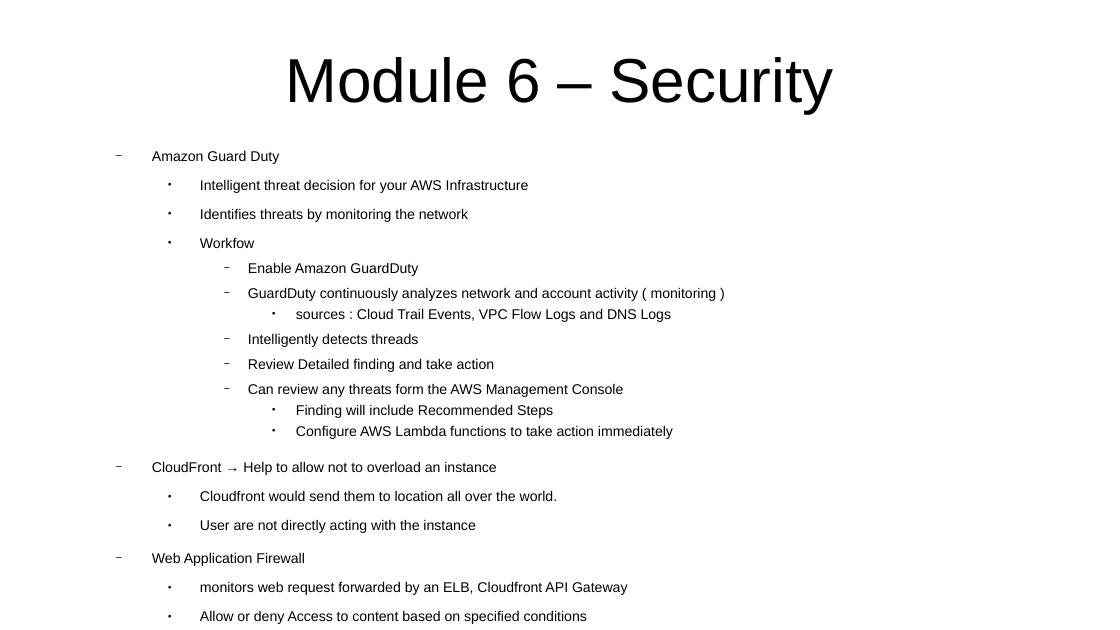
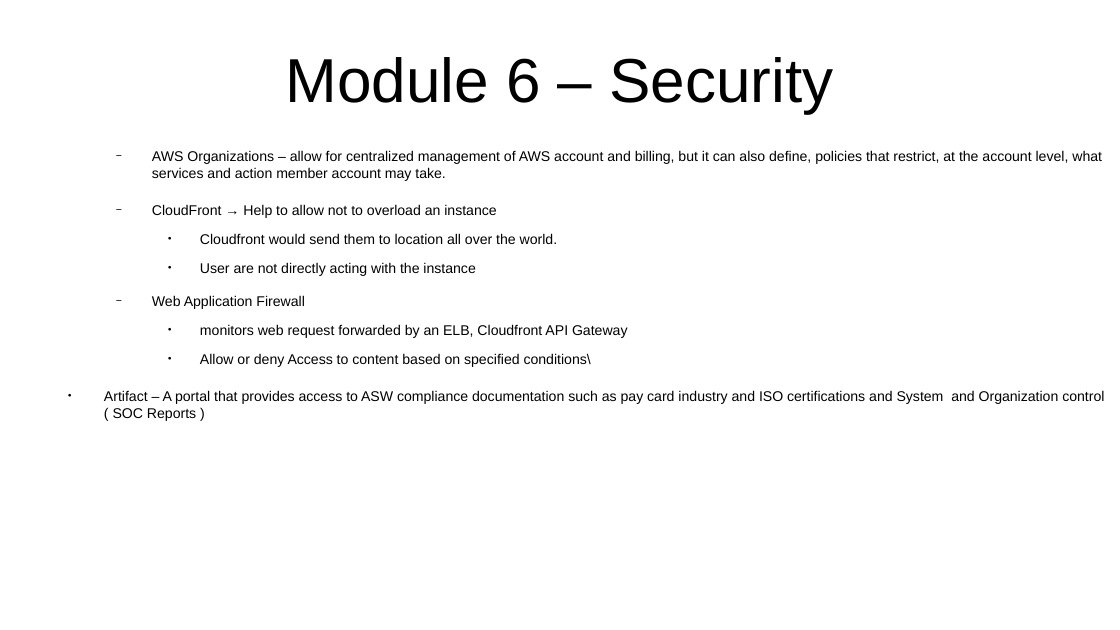
Before and after one commit to CharlesStockman/notesFromCourses, a slide deck: slide 100 of aws/cloud_practitioner/AWS.odp (slide 92 before the commit). Drawn at 1120x630 pixels with LibreOffice and Linux fonts; fonts in the diff are those of the drawing. Boxes give left, top, right and bottom in pixels: in the first picture for what was removed or moved away, otherwise in the second. Text is boxed around its words. In the diff, an @@ line names an element or a change of style, - is before the commit and + after.

```diff
--- a/aws/cloud_practitioner/AWS.odp
+++ b/aws/cloud_practitioner/AWS.odp
@@ text at box(152, 150, 1102, 181): text changed @@
-  − Amazon Guard Duty
-    ● Intelligent threat decision for your AWS Infrastructure
-    ● Identifies threats by monitoring the network
-    ● Workfow
-      − Enable Amazon GuardDuty
-      − GuardDuty continuously analyzes network and account activity ( monitoring )
-        ● sources : Cloud Trail Events, VPC Flow Logs and DNS Logs
-      − Intelligently detects threads
-      − Review Detailed finding and take action
-      − Can review any threats form the AWS Management Console
-        ● Finding will include Recommended Steps
-        ● Configure AWS Lambda functions to take action immediately
+  − AWS Organizations – allow for centralized management of AWS account and billing, but it can also define, policies that restrict, at the account level, what services and action member account may take.
@@ text at box(104, 353, 1104, 421): text changed @@
-    ● Allow or deny Access to content based on specified conditions
+    ● Allow or deny Access to content based on specified conditions\
+● Artifact – A portal that provides access to ASW compliance documentation such as pay card industry and ISO certifications and System and Organization control ( SOC Reports )
```
Also in this commit, not shown: 28 other slides changed, 19 slides added, 15 other files.
